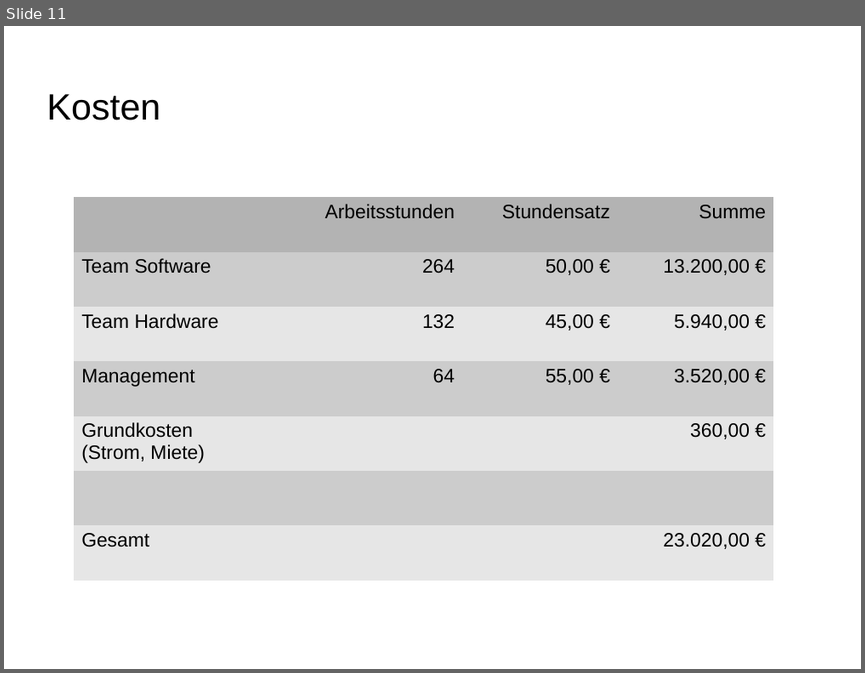
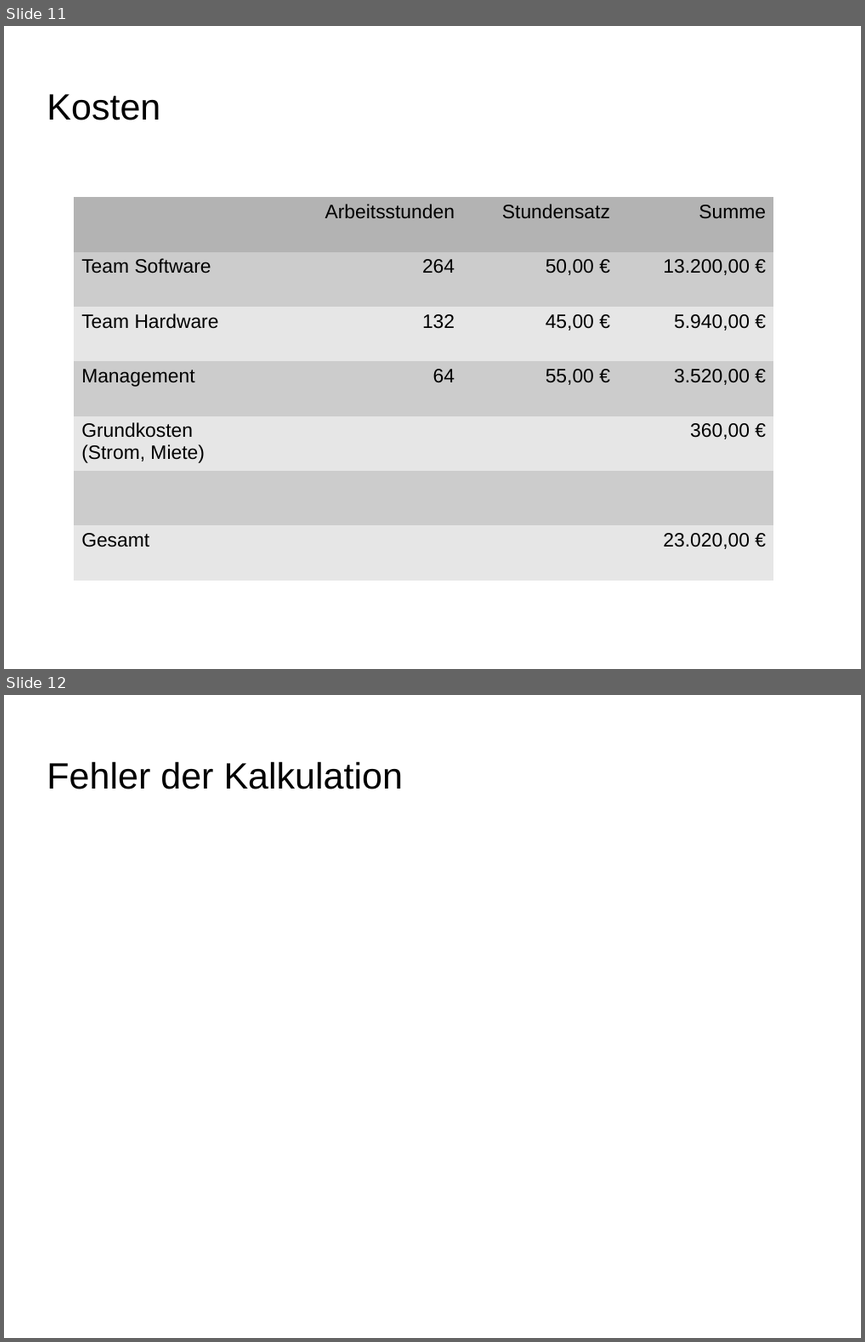
Before and after one commit to Projekt-IFA11D/components, a slide deck: organisation/presentation/finale_praesentation.odp. Shown one above the other, each under a label of ours: slide 11 before the commit, slides 11 and 12 after it. The pictures are 865x673 and 865x1342 pixels, drawn with LibreOffice and Linux fonts; fonts in the diff are those of the drawing; background and template pictures are left out. Boxes give left, top, right and bottom in pixels: in the first picture for what was removed or moved away, otherwise in the second. Text is boxed around its words. In the diff, an @@ line names an element or a change of style, - is before the commit and + after.

```diff
--- a/organisation/presentation/finale_praesentation.odp
+++ b/organisation/presentation/finale_praesentation.odp
@@ slide 12 added at [4, 695, 861, 1338], background picture (left out) @@
@@ title added at [46, 761, 404, 789], 33.9 pt, text #000000 @@
+Fehler der Kalkulation
```
Also in this commit, not shown: 6 slides changed, 2 other slides added, 1 slide removed.
